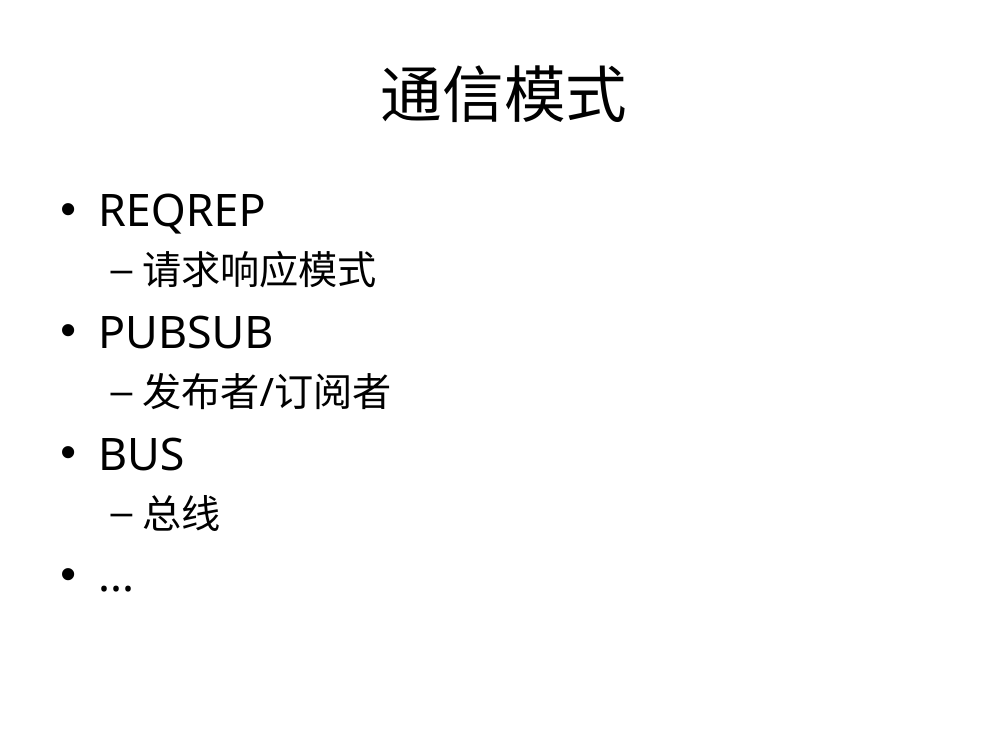
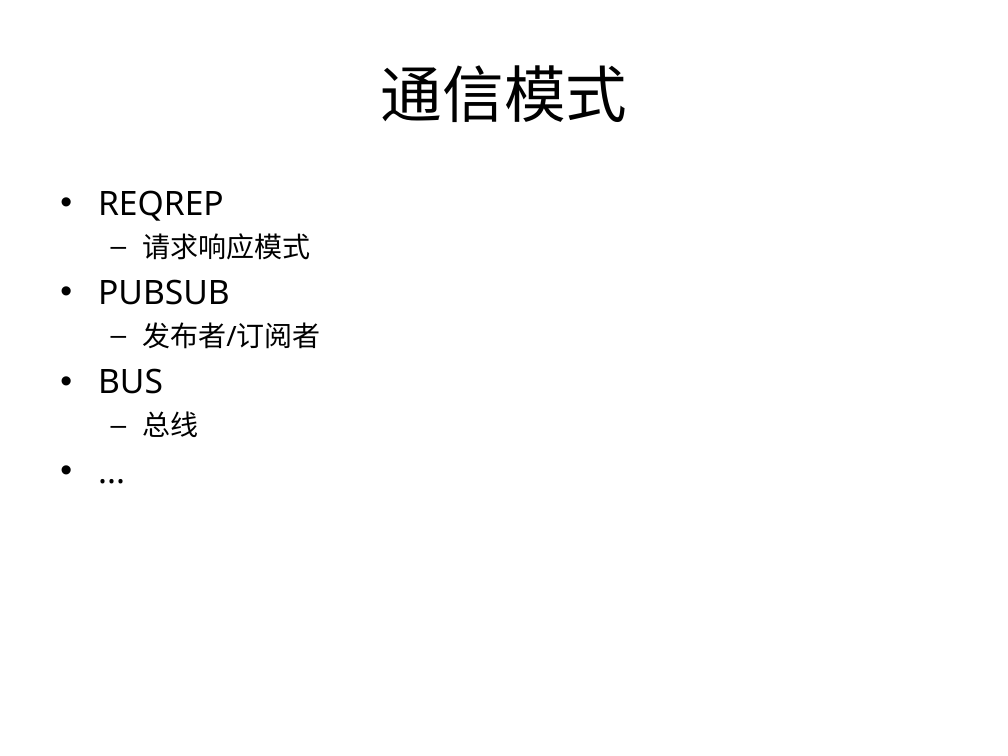
Before and after one commit to proxyio/xio, a slide deck: slide 20 of docs/PROXYIO.ppt (slide 18 before the commit). Drawn at 1008x756 pixels with LibreOffice and Linux fonts; fonts in the diff are those of the drawing. Boxes give left, top, right and bottom in pixels: in the first picture for what was removed or moved away, otherwise in the second. Text is boxed around its words. In the diff, an @@ line names an element or a change of style, - is before the commit and + after.

```diff
--- a/docs/PROXYIO.ppt
+++ b/docs/PROXYIO.ppt
@@ text "REQREP" at [98,190,321,437]: size 32 to 24 pt in "REQREP", "PUBSUB", "BUS", "..."; size 28 to 20 pt in "请求响应模式", "发布者/订阅者", "总线"; less space between paragraphs @@
```
Also in this commit, not shown: 9 other slides changed, 4 slides added, 2 slides removed.
